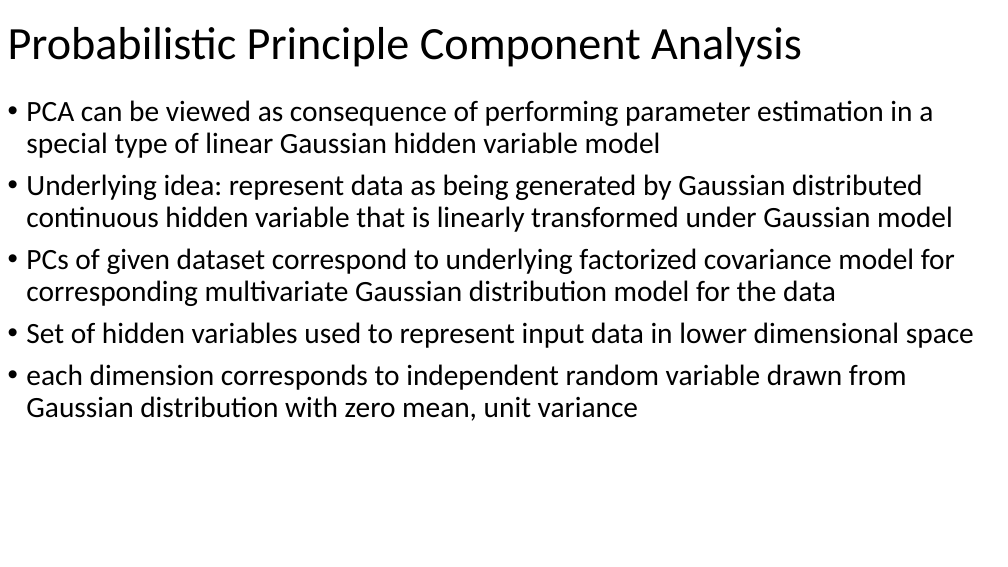
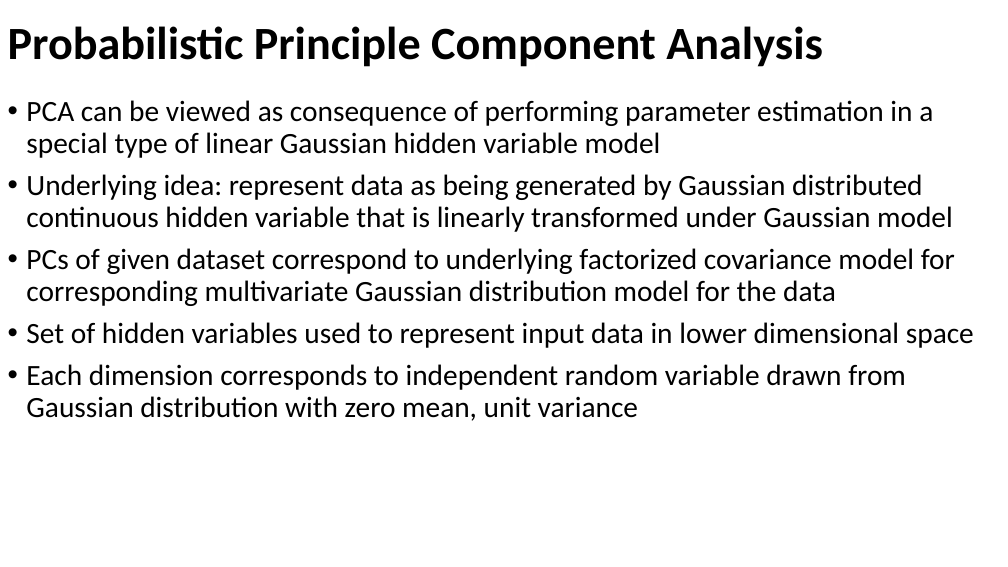
Before and after one commit to russellu/cs405, a slide deck: slide 14 of Lecture_31.pptx (slide 15 before the commit). Drawn at 1008x567 pixels with LibreOffice and Linux fonts; fonts in the diff are those of the drawing. Boxes give left, top, right and bottom in pixels: in the first picture for what was removed or moved away, otherwise in the second. Text is boxed around its words. In the diff, an @@ line names an element or a change of style, - is before the commit and + after.

```diff
--- a/Lecture_31.pptx
+++ b/Lecture_31.pptx
@@ title "Probabilistic Principle Component Analysis" at box(8, 26, 823, 67): bold on @@
@@ text at box(26, 364, 906, 421): text changed @@
-• each dimension corresponds to independent random variable drawn from Gaussian distribution with zero mean, unit variance
+• Each dimension corresponds to independent random variable drawn from Gaussian distribution with zero mean, unit variance
```
Also in this commit, not shown: 7 other slides changed, 1 slide removed, 1 other file.
